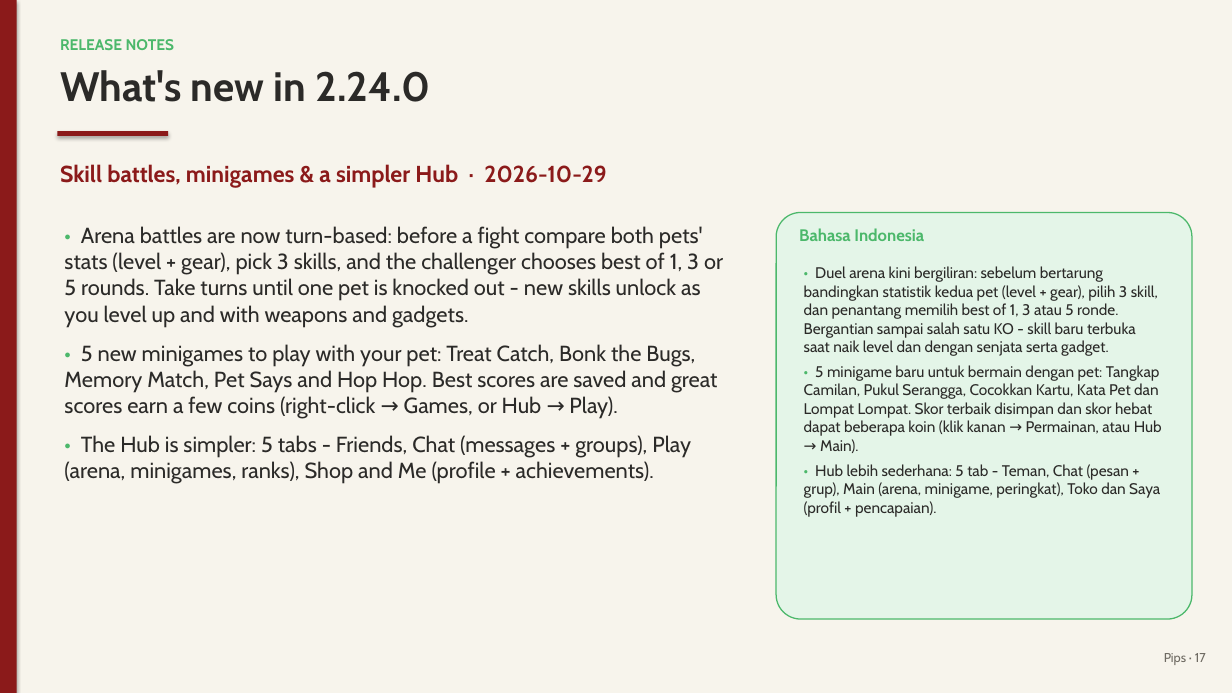
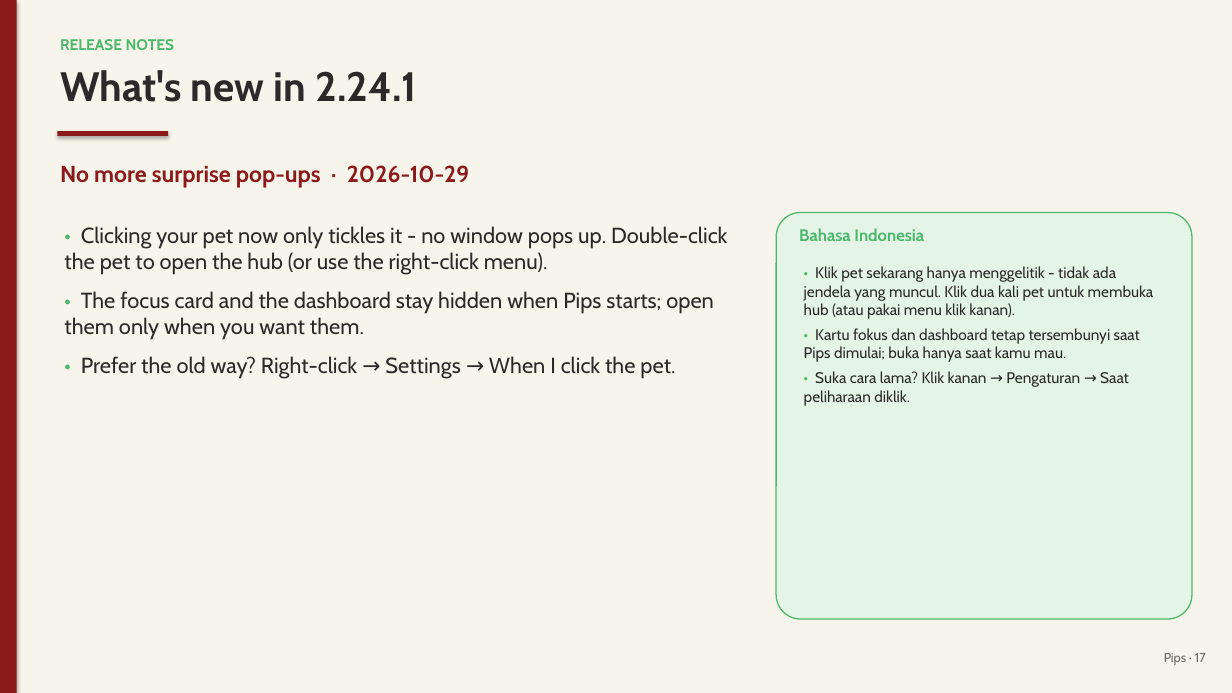
Before and after one commit to juw12/projects, a slide deck: slide 17 of apps/pips/web/download/Pips-Guide.pptx. Drawn at 1232x693 pixels with LibreOffice and Linux fonts; fonts in the diff are those of the drawing. Boxes give left, top, right and bottom in pixels: in the first picture for what was removed or moved away, otherwise in the second. Text is boxed around its words. In the diff, an @@ line names an element or a change of style, - is before the commit and + after.

Commit message:
pips 2.24.1: No more surprise pop-ups

```diff
--- a/apps/pips/web/download/Pips-Guide.pptx
+++ b/apps/pips/web/download/Pips-Guide.pptx
@@ text at box(60, 70, 416, 102): text changed @@
-What's new in 2.24.0
+What's new in 2.24.1
@@ text at box(60, 165, 470, 188): text changed @@
-Skill battles, minigames & a simpler Hub · 2026-10-29
+No more surprise pop-ups · 2026-10-29
@@ text at box(64, 226, 727, 379): text changed @@
-• Arena battles are now turn-based: before a fight compare both pets' stats (level + gear), pick 3 skills, and the challenger chooses best of 1, 3 or 5 rounds. Take turns until one pet is knocked out - new skills unlock as you level up and with weapons and gadgets.
-• 5 new minigames to play with your pet: Treat Catch, Bonk the Bugs, Memory Match, Pet Says and Hop Hop. Best scores are saved and great scores earn a few coins (right-click → Games, or Hub → Play).
-• The Hub is simpler: 5 tabs - Friends, Chat (messages + groups), Play (arena, minigames, ranks), Shop and Me (profile + achievements).
+• Clicking your pet now only tickles it - no window pops up. Double-click the pet to open the hub (or use the right-click menu).
+• The focus card and the dashboard stay hidden when Pips starts; open them only when you want them.
+• Prefer the old way? Right-click → Settings → When I click the pet.
@@ text at box(804, 266, 1154, 406): text changed @@
-• Duel arena kini bergiliran: sebelum bertarung bandingkan statistik kedua pet (level + gear), pilih 3 skill, dan penantang memilih best of 1, 3 atau 5 ronde. Bergantian sampai salah satu KO - skill baru terbuka saat naik level dan dengan senjata serta gadget.
-• 5 minigame baru untuk bermain dengan pet: Tangkap Camilan, Pukul Serangga, Cocokkan Kartu, Kata Pet dan Lompat Lompat. Skor terbaik disimpan dan skor hebat dapat beberapa koin (klik kanan → Permainan, atau Hub → Main).
-• Hub lebih sederhana: 5 tab - Teman, Chat (pesan + grup), Main (arena, minigame, peringkat), Toko dan Saya (profil + pencapaian).
+• Klik pet sekarang hanya menggelitik - tidak ada jendela yang muncul. Klik dua kali pet untuk membuka hub (atau pakai menu klik kanan).
+• Kartu fokus dan dashboard tetap tersembunyi saat Pips dimulai; buka hanya saat kamu mau.
+• Suka cara lama? Klik kanan → Pengaturan → Saat peliharaan diklik.
```
Also in this commit, not shown: 2 other slides changed, 10 other files.
